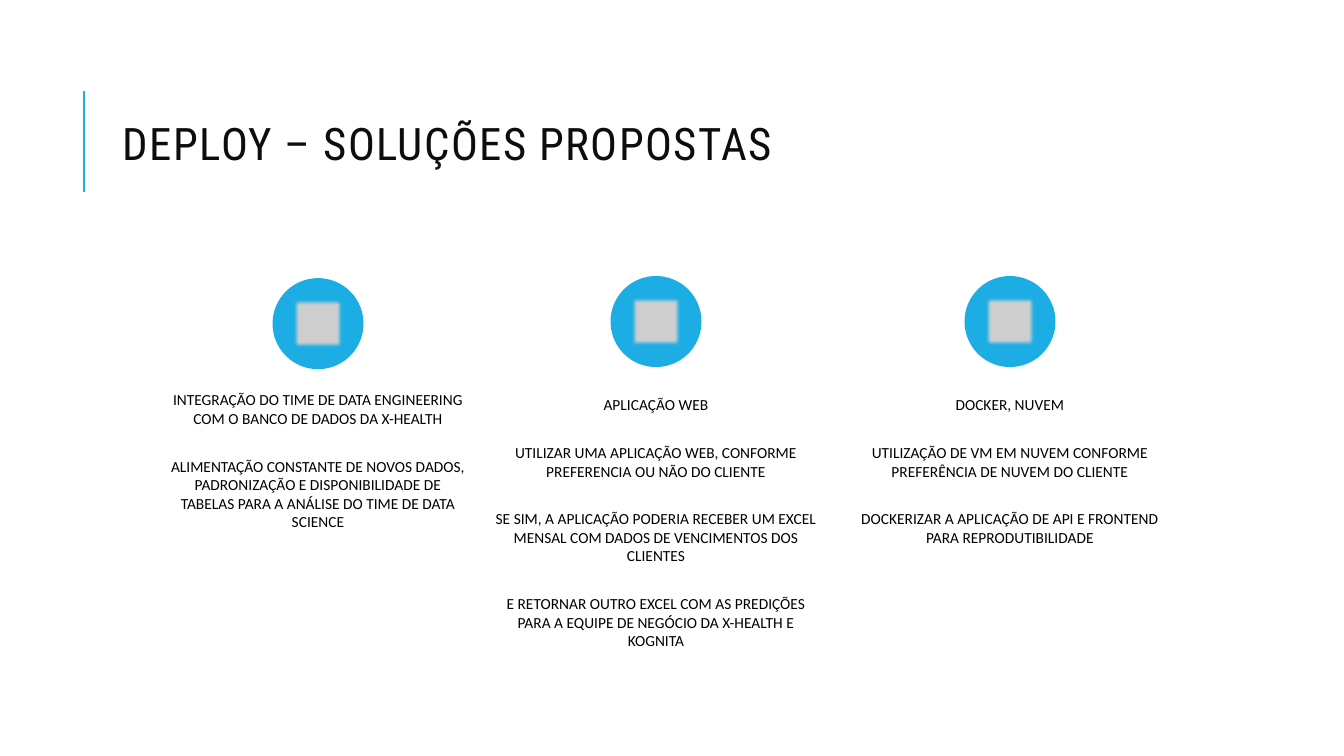
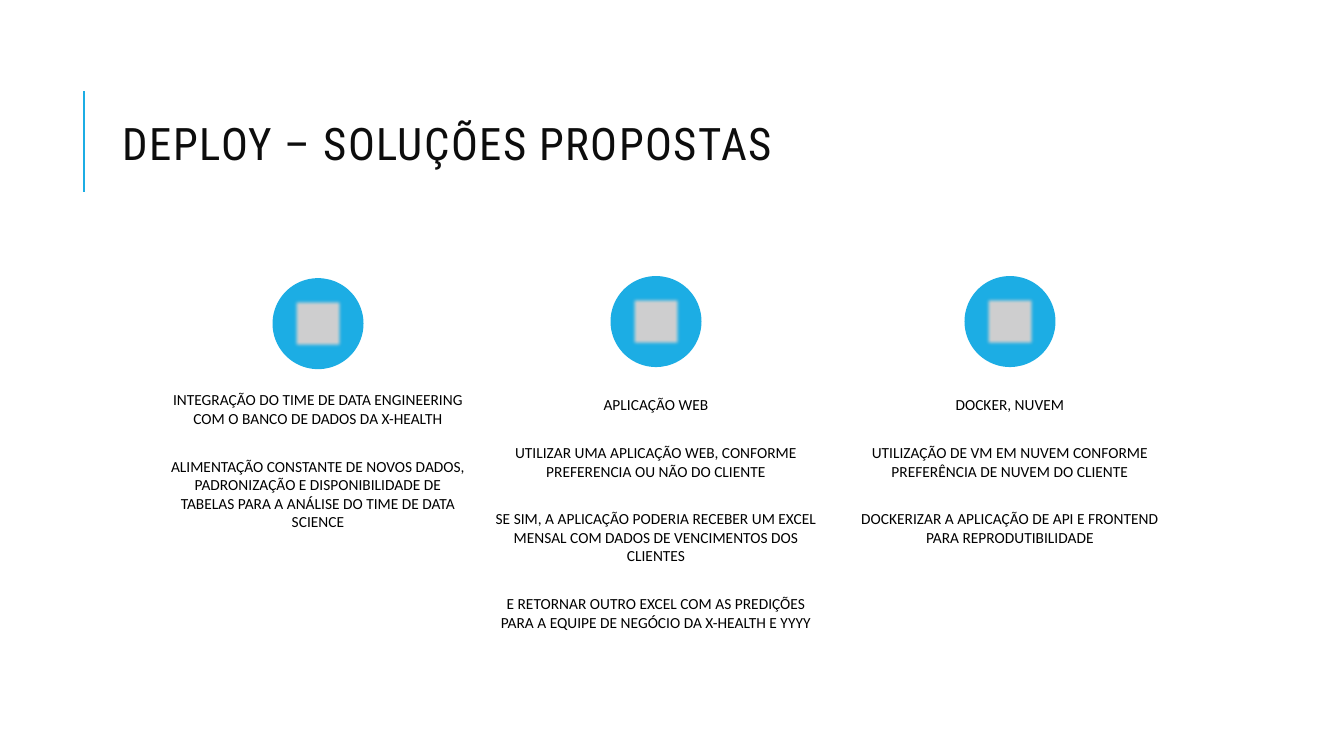
Before and after one commit to AndrewLaganaro/Default_Analysis_Challenge, a slide deck: slide 11 of Assets/Projeto de Predição de Inadimplência – Xhealth.pptx. Drawn at 1344x756 pixels with LibreOffice and Linux fonts; fonts in the diff are those of the drawing; grey boxes stand for pictures. Boxes give left, top, right and bottom in pixels: in the first picture for what was removed or moved away, otherwise in the second. Text is boxed around its words. In the diff, an @@ line names an element or a change of style, - is before the commit and + after.

```diff
--- a/Assets/Projeto de Predição de Inadimplência – Xhealth.pptx
+++ b/Assets/Projeto de Predição de Inadimplência – Xhealth.pptx
@@ text at <box>501,596,810,630</box>: text changed @@
-E RETORNAR OUTRO EXCEL COM AS PREDIÇÕES PARA A EQUIPE DE NEGÓCIO DA X-HEALTH E KOGNITA
+E RETORNAR OUTRO EXCEL COM AS PREDIÇÕES PARA A EQUIPE DE NEGÓCIO DA X-HEALTH E YYYY
```
Also in this commit, not shown: 1 other slide changed, 1 other file.
